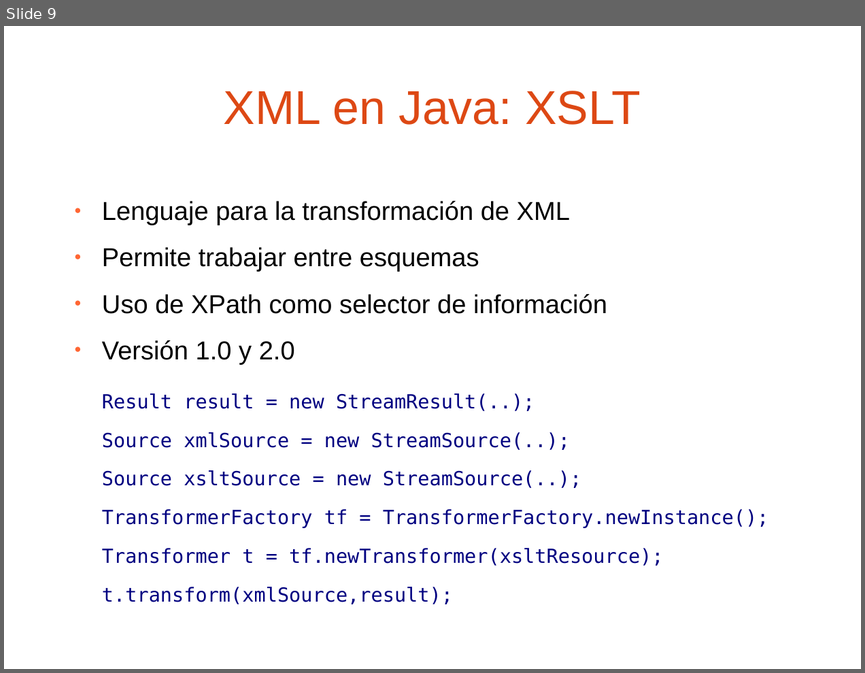
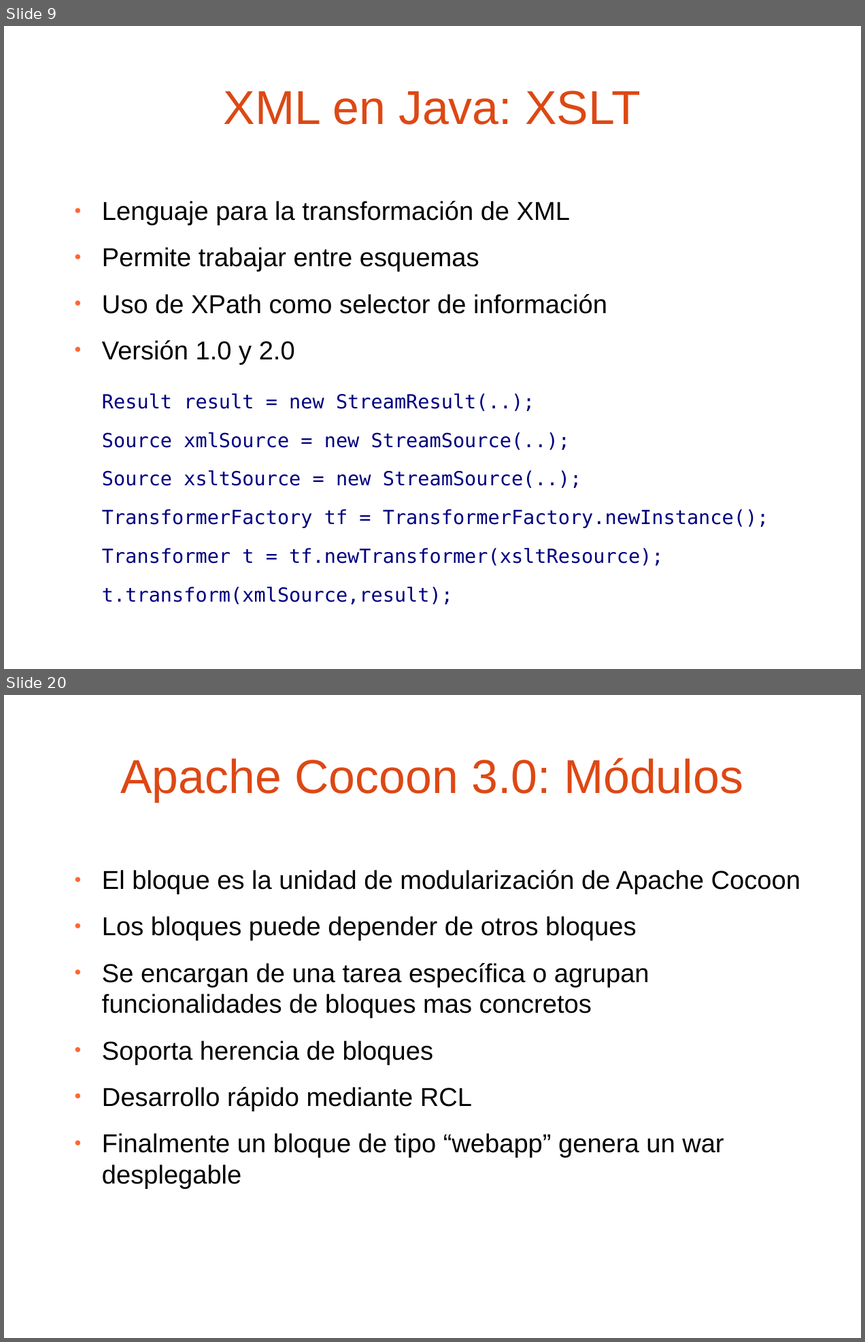
Before and after one commit to jpuerto/barcampes2012-cocoon, a slide deck: presentacion/Procesamiento de XML con Apache Cocoon 3.0.odp. Shown one above the other, each under a label of ours: slide 9 before the commit, slides 9 and 20 after it; the slides between them are not shown. The pictures are 865x673 and 865x1342 pixels, drawn with LibreOffice and Linux fonts; fonts in the diff are those of the drawing; background and template pictures are left out. Boxes give left, top, right and bottom in pixels: in the first picture for what was removed or moved away, otherwise in the second. Text is boxed around its words. In the diff, an @@ line names an element or a change of style, - is before the commit and + after.

```diff
--- a/presentacion/Procesamiento de XML con Apache Cocoon 3.0.odp
+++ b/presentacion/Procesamiento de XML con Apache Cocoon 3.0.odp
@@ slide 20 added at (4,695,861,1338), background picture (left out) @@
@@ title added at (120,758,743,802), 44 pt, text #DD4814 @@
+Apache Cocoon 3.0: Módulos
@@ text added at (102,870,800,1189), 24 pt, text #000000 @@
+● El bloque es la unidad de modularización de Apache Cocoon
+● Los bloques puede depender de otros bloques
+● Se encargan de una tarea específica o agrupan funcionalidades de bloques mas concretos
+● Soporta herencia de bloques
+● Desarrollo rápido mediante RCL
+● Finalmente un bloque de tipo “webapp” genera un war desplegable
```
Also in this commit, not shown: 5 slides changed, 12 other slides added.
